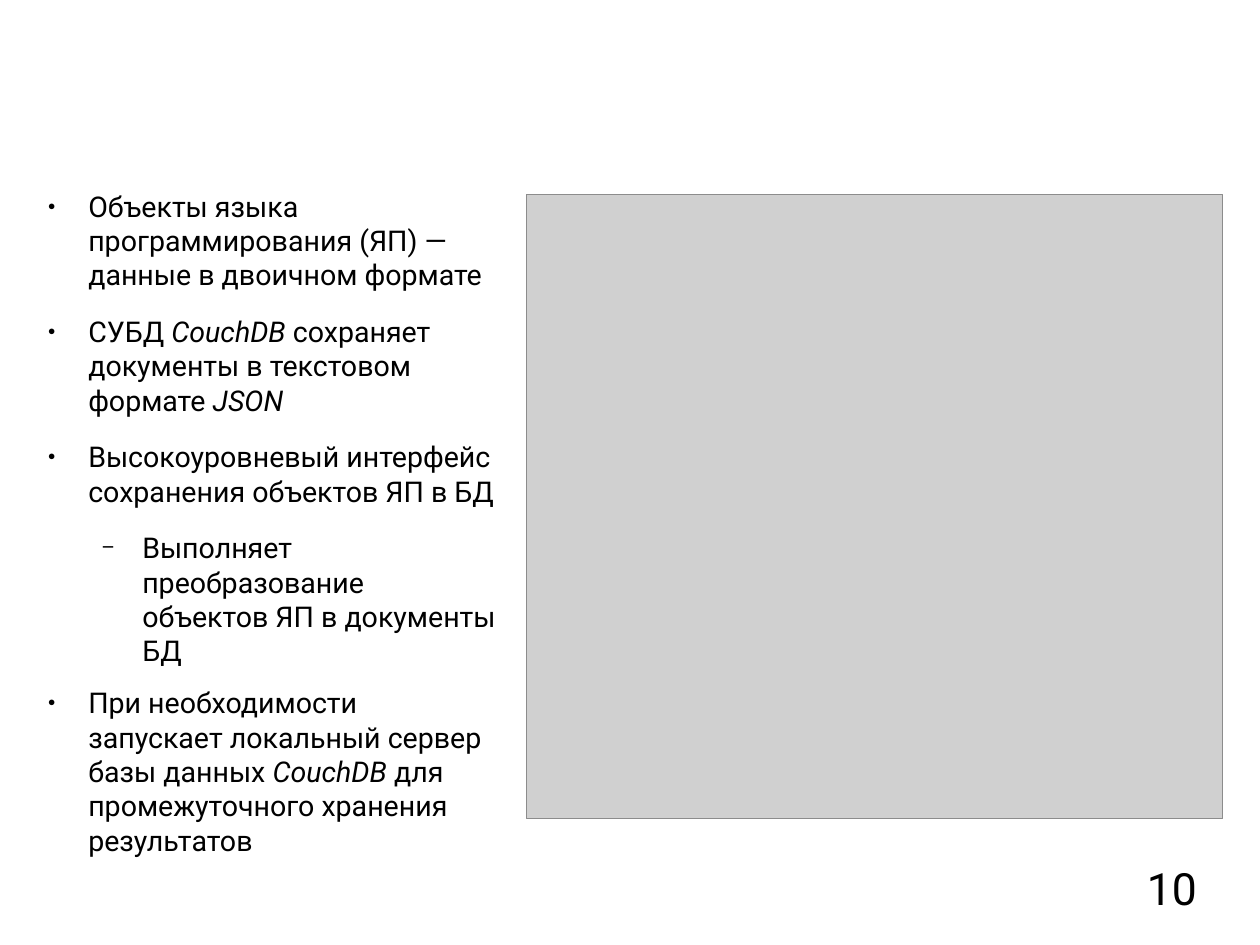
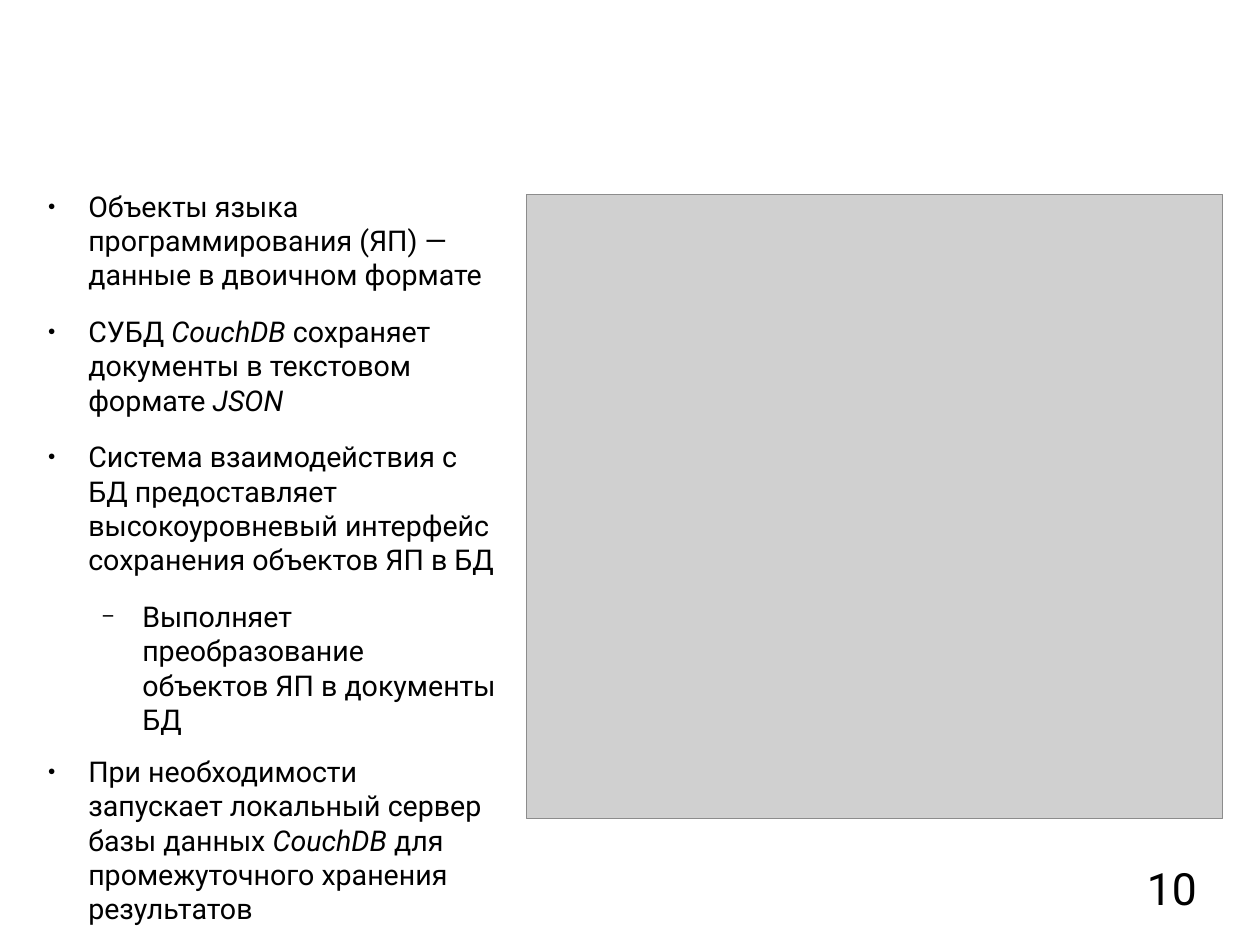
Before and after one commit to mkpankov/adaptor, a slide deck: slide 10 of diploma/defense/brochure.odp. Drawn at 1260x945 pixels with LibreOffice and Linux fonts; fonts in the diff are those of the drawing; grey boxes stand for pictures; background and template pictures are left out. Boxes give left, top, right and bottom in pixels: in the first picture for what was removed or moved away, otherwise in the second. Text is boxed around its words. In the diff, an @@ line names an element or a change of style, - is before the commit and + after.

```diff
--- a/diploma/defense/brochure.odp
+++ b/diploma/defense/brochure.odp
@@ text at <box>88,446,493,576</box>: text changed @@
-● Высокоуровневый интерфейс сохранения объектов ЯП в БД
+● Система взаимодействия с БД предоставляет высокоуровневый интерфейс сохранения объектов ЯП в БД
```
Also in this commit, not shown: 9 other slides changed.
